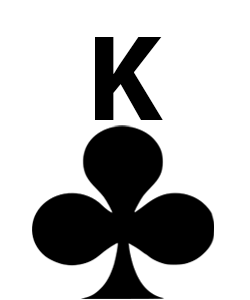
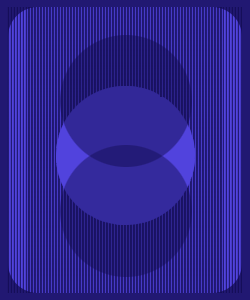
Layered file, before and after one edit (250px x 300px). Changes by layer:
hid "clubs" over [32, 125, 214, 299]
hid "king" over [95, 37, 163, 120]
added layer "Layer 4" (45%) above "Layer 3" over [60, 145, 192, 277]
added layer "Layer 3" (49%) above "Layer 3 copy 11" over [60, 35, 192, 167]
added layer "Layer 3 copy 11" above "Layer 2" over [7, 7, 242, 293]
added layer "Layer 2" above "Rounded Rectangle 1" over [8, 7, 242, 293]
added layer "Layer 1" above "Layer 0" over [0, 0, 250, 300]
hid "Layer 0" over [0, 0, 250, 300]
